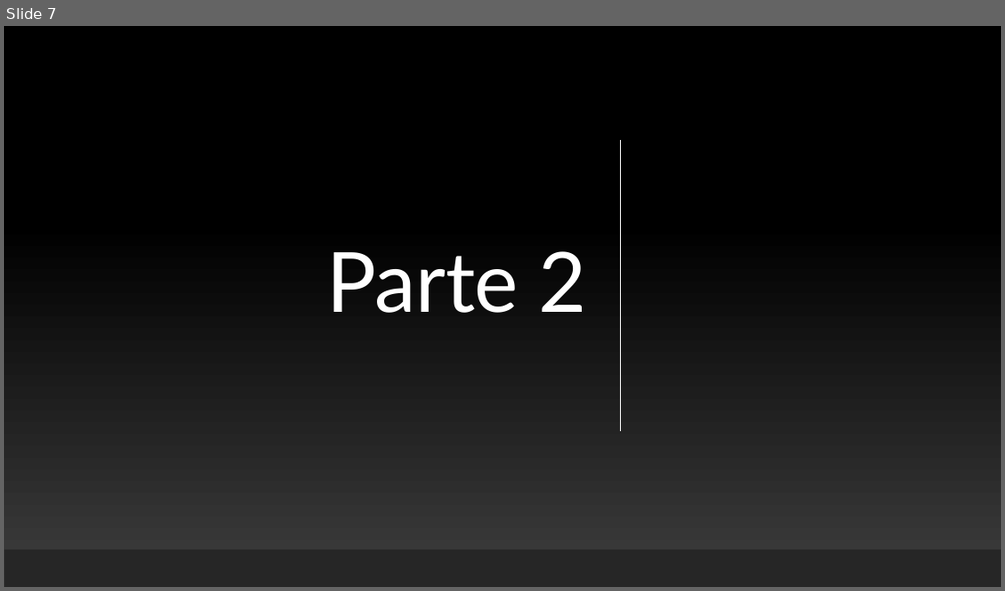
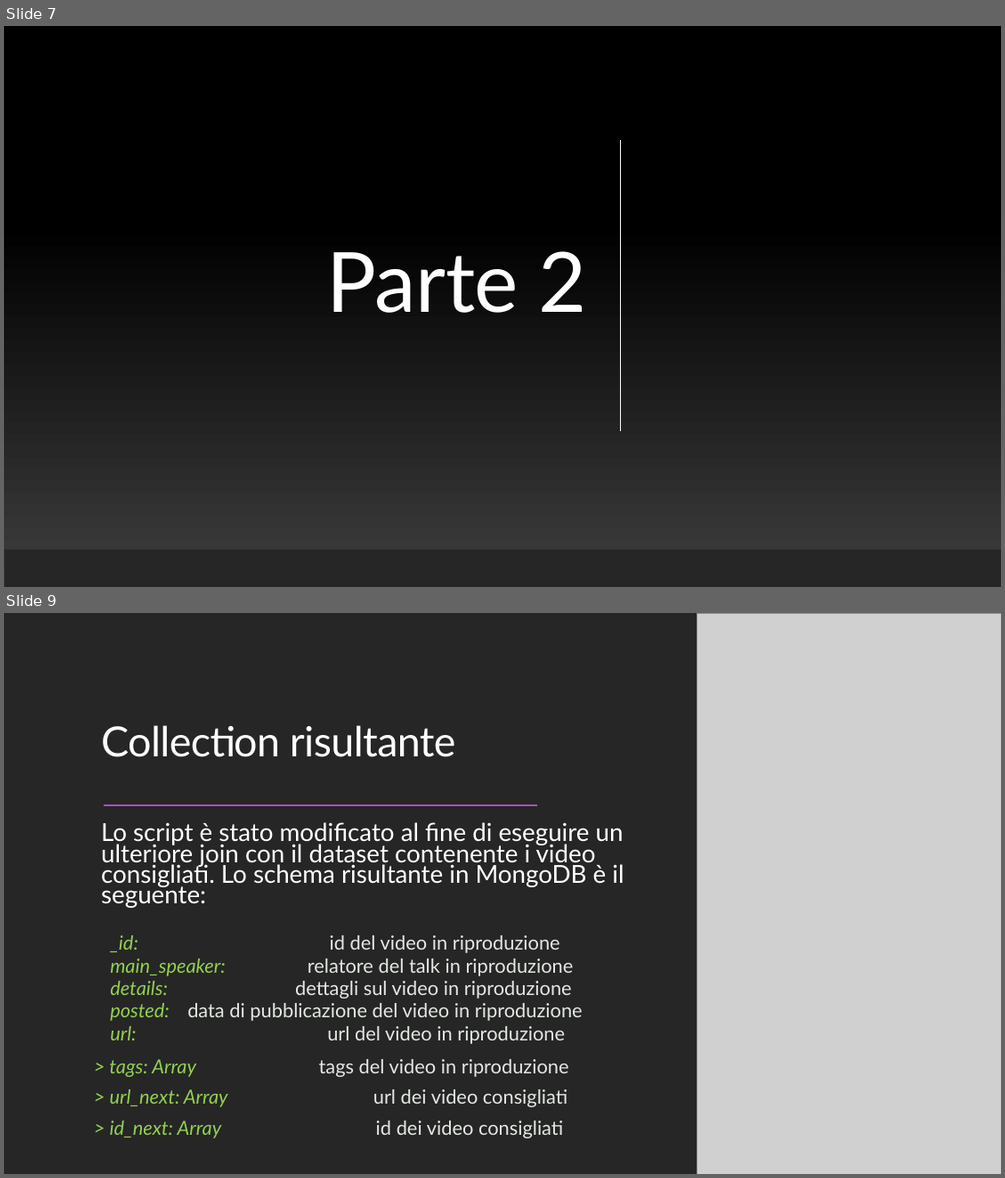
Before and after one commit to PirottaNicola/TC-Mproject_Boffelli_Pirotta, a slide deck: Preparation files/MyTEDx_Presentazione.pptx. Shown one above the other, each under a label of ours: slide 7 before the commit, slides 7 and 9 after it; the slides between them are not shown. The pictures are 1005x591 and 1005x1178 pixels, drawn with LibreOffice and Linux fonts; fonts in the diff are those of the drawing; grey boxes stand for pictures. Boxes give left, top, right and bottom in pixels: in the first picture for what was removed or moved away, otherwise in the second. Text is boxed around its words. In the diff, an @@ line names an element or a change of style, - is before the commit and + after.

```diff
--- a/Preparation files/MyTEDx_Presentazione.pptx
+++ b/Preparation files/MyTEDx_Presentazione.pptx
@@ slide 9 added at [4,613,1001,1174], background #000000 @@
@@ rectangle added at [4,613,1001,1174], fill #262626 @@
@@ picture added at [697,613,1001,1174] @@
@@ title added at [101,725,456,757], 40 pt, text #FFFFFF @@
+Collection risultante
@@ text added at [101,822,623,1138], 18.7 pt, text #E3E8E2 @@
+  Lo script è stato modificato al fine di eseguire un ulteriore join con il dataset contenente i video consigliati. Lo schema risultante in MongoDB è il seguente:
+  _id: id del video in riproduzione
+  main_speaker: relatore del talk in riproduzione
+  details: dettagli sul video in riproduzione
+  posted: data di pubblicazione del video in riproduzione
+  url: url del video in riproduzione
+> tags: Array tags del video in riproduzione
+> url_next: Array url dei video consigliati
+> id_next: Array id dei video consigliati
@@ line added from (104, 805) to (537, 805), #AE4DC3 1.5 pt @@
@@ rectangle added at [4,1136,1001,1174], fill #262626 @@
```
Also in this commit, not shown: 3 other slides added, 1 slide removed.
